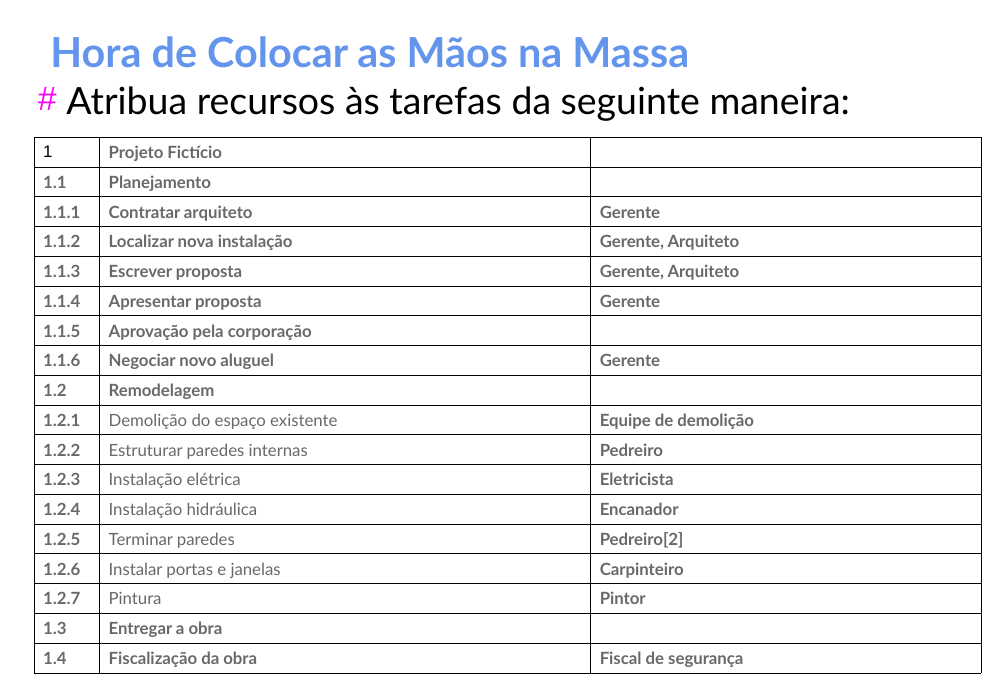
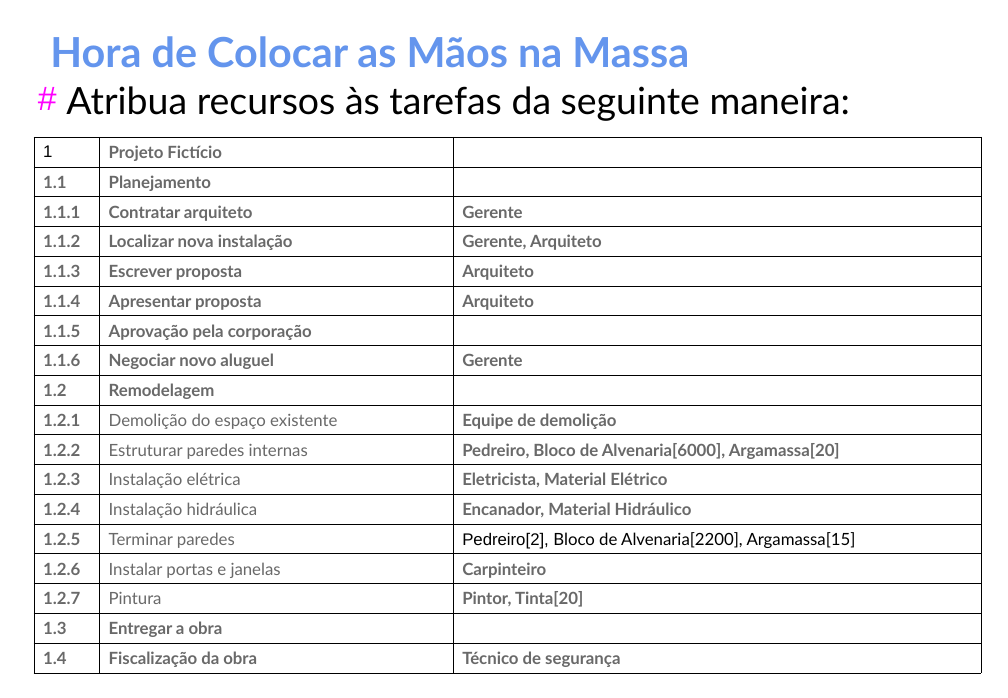
Before and after one commit to gomesluiz/gestao-de-projetos, a slide deck: slide 59 of aulas/project-aula-02.odp (slide 62 before the commit). Drawn at 1008x698 pixels with LibreOffice and Linux fonts; fonts in the diff are those of the drawing. Boxes give left, top, right and bottom in pixels: in the first picture for what was removed or moved away, otherwise in the second. Text is boxed around its words. In the diff, an @@ line names an element or a change of style, - is before the commit and + after.

```diff
--- a/aulas/project-aula-02.odp
+++ b/aulas/project-aula-02.odp
@@ table at <box>34,138,980,672</box> @@
-row 5, column 3: Gerente, Arquiteto
+row 5, column 3: Arquiteto
-row 6, column 3: Gerente
+row 6, column 3: Arquiteto
-row 11, column 3: Pedreiro
+row 11, column 3: Pedreiro, Bloco de Alvenaria[6000], Argamassa[20]
-row 12, column 3: Eletricista
+row 12, column 3: Eletricista, Material Elétrico
-row 13, column 3: Encanador
+row 13, column 3: Encanador, Material Hidráulico
-row 14, column 3: Pedreiro[2]
+row 14, column 3: Pedreiro[2], Bloco de Alvenaria[2200], Argamassa[15]
-row 16, column 3: Pintor
+row 16, column 3: Pintor, Tinta[20]
-row 18, column 3: Fiscal de segurança
+row 18, column 3: Técnico de segurança
```
Also in this commit, not shown: 31 other slides changed, 2 slides added, 13 slides removed, 3 other files.
